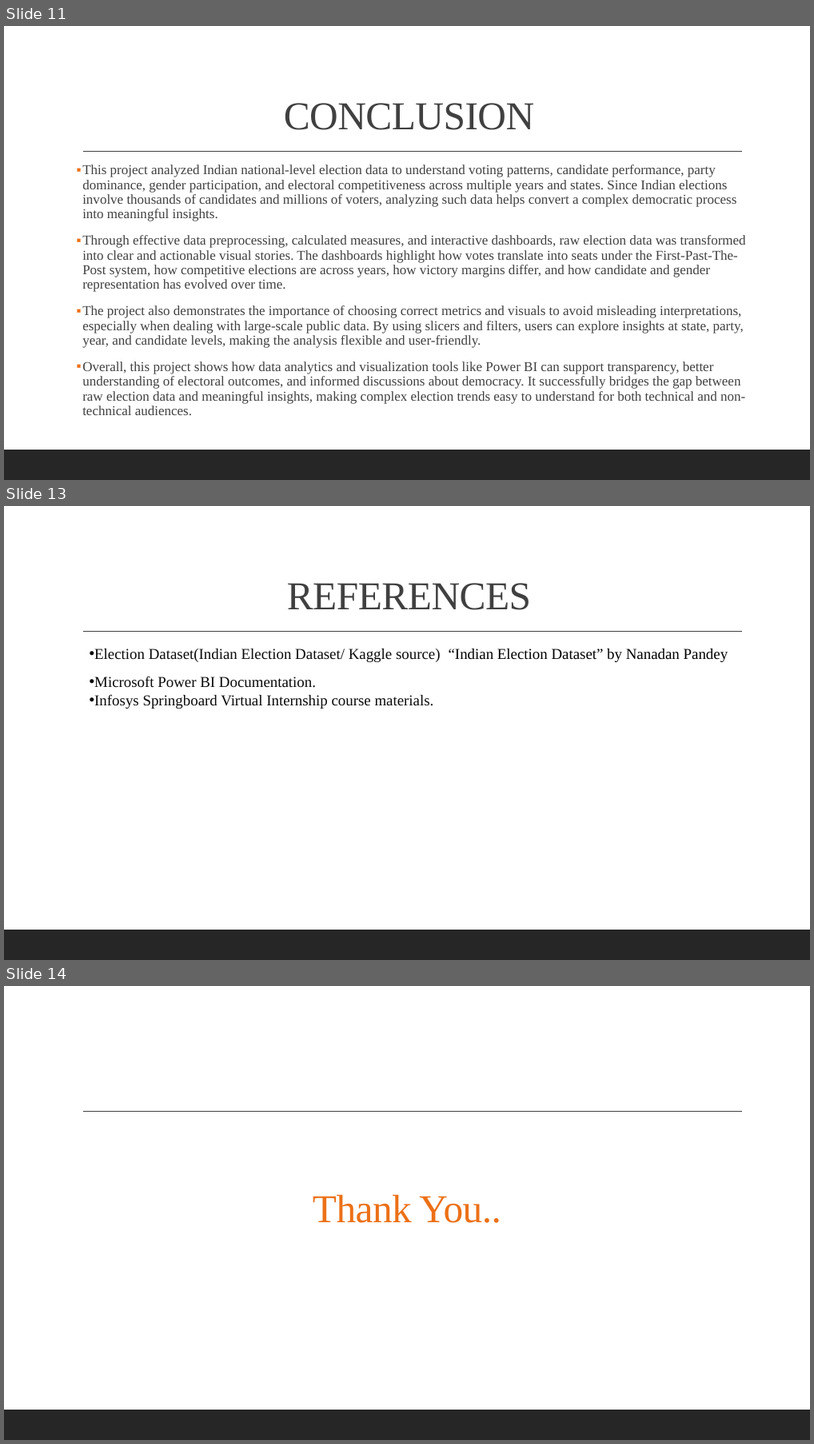
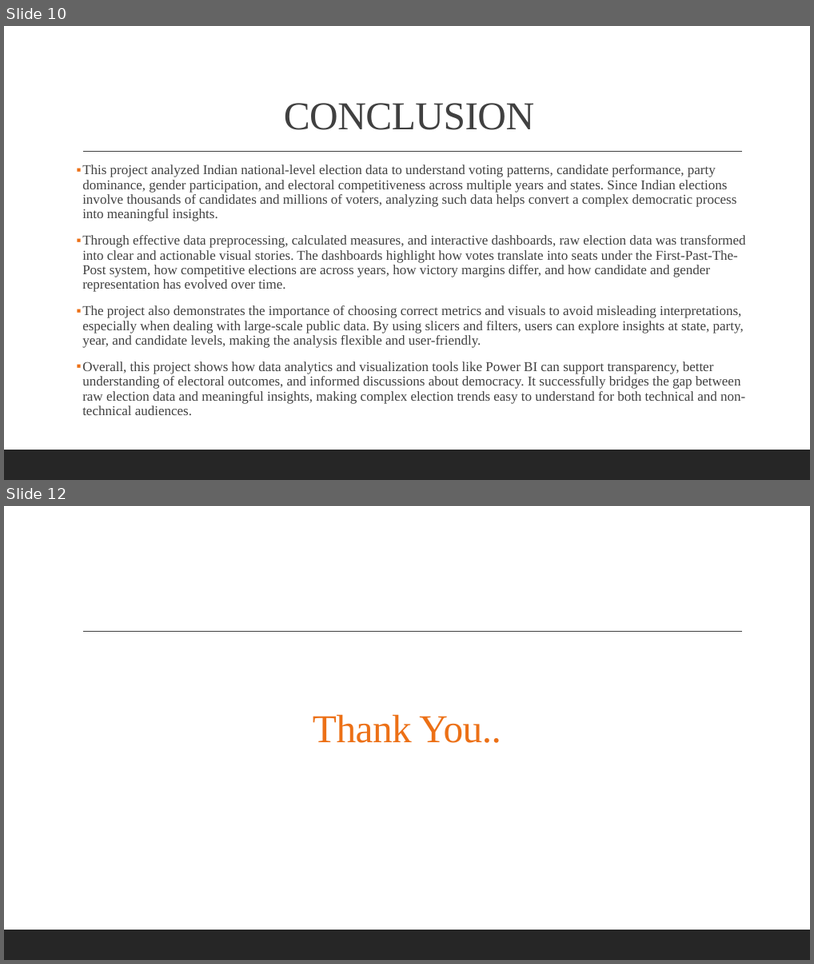
Before and after one commit to aryamishra452/Infosys_Springboard_Virtual_Internship-2026_Batch-11_Team-B, a slide deck: Team Members PPT/KritikaBalpande_ppt.pptx. Shown one above the other, each under a label of ours: slides 11, 13 and 14 before the commit, slides 10 and 12 after it; the slides between them are not shown. The pictures are 814x1444 and 814x964 pixels, drawn with LibreOffice and Linux fonts; fonts in the diff are those of the drawing. Boxes give left, top, right and bottom in pixels: in the first picture for what was removed or moved away, otherwise in the second. Text is boxed around its words. In the diff, an @@ line names an element or a change of style, - is before the commit and + after.

```diff
--- a/Team Members PPT/KritikaBalpande_ppt.pptx
+++ b/Team Members PPT/KritikaBalpande_ppt.pptx
@@ slide 13 removed at (4, 506, 810, 960), background #FFFFFF; not listed: 2 template elements that a slide beside it also shows @@
@@ title removed at (287, 583, 531, 610) @@
-REFERENCES
@@ text removed at (94, 648, 729, 708) @@
-• Election Dataset(Indian Election Dataset/ Kaggle source) “Indian Election Dataset” by Nanadan Pandey
-• Microsoft Power BI Documentation.
-• Infosys Springboard Virtual Internship course materials.
@@ what was slide 11 is now slide 10 @@
@@ what was slide 14 is now slide 12 @@
```
Also in this commit, not shown: 6 slides changed, 1 slide added, 2 other slides removed.
